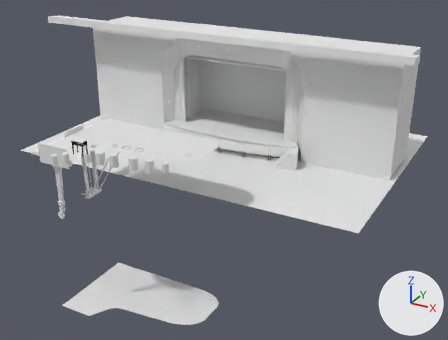
What one commit did to the Blender file piano2.blend.
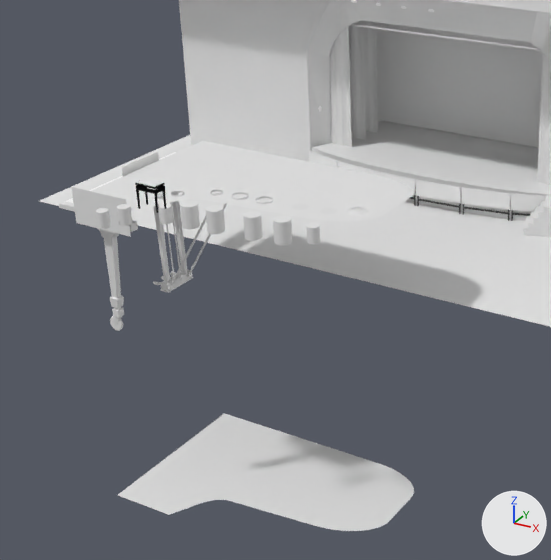
There are two pictures of each version: one whole from a camera (50 mm lens) standing at (33.2, -64.3, 28.5) and looking at (0.7, -5.2, -1.0), one close up on the part from 0% to 65% of the width and 13% to 100% of the height. Arrows for +X, +Y and +Z are at lower right; the lights stay in place.

Names of what the first close-up shows: 'Circle', 'backboard', 'curtains', 'floor', 'piano insides', 'piano leg.', 'piano.002', 'stage', 'stage.001', 'walls', 'white board.003', 'white board.004'.
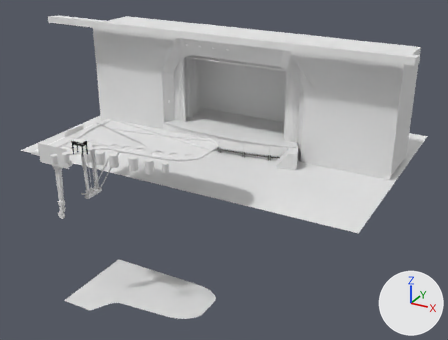
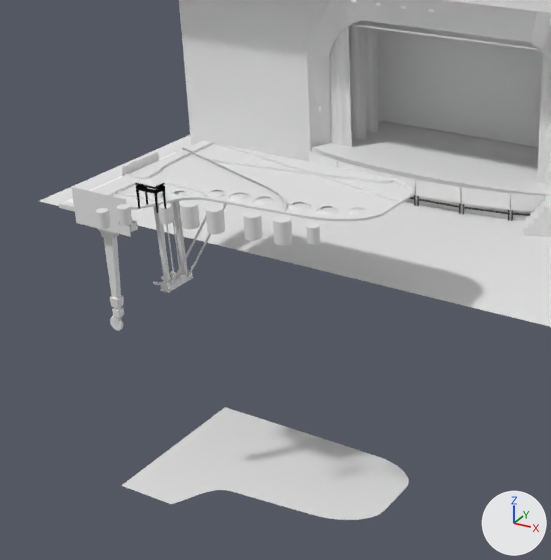
Pixel boxes [x1, y1, x2, y2] of what changed, in the close-ups (551 x 560 px; the box of a moved part takes in the faces that stretch with it):
'piano insides', reshaped: before [91, 141, 414, 531]; after [91, 138, 413, 520]
part 1 of me_cube_006, moved or reshaped: before [118, 413, 414, 531]; after [121, 407, 409, 520]
part 2 of me_cube_006, added: after [289, 202, 309, 210]
part 3 of me_cube_006, built on: before [151, 141, 413, 217]; after [91, 138, 413, 221]

The change, as a list of edits to the scene's bpy script:
```text
Change me_cube_006:
    used by ob_piano_insides; location = (-2.51, -18.85, 5.91); scale = (8.51, 5.18, 1.0)
    remove me_cube_006.from_pydata(...)  # 911 vertices, 485 faces, 2 loose edges; spans x -0.8..1.0, y -1.0..1.0, z -18.0..0.5
    add me_cube_006.from_pydata(...)  # 1946 vertices, 1010 faces, 1 loose edge; spans x -0.8..1.0, y -1.0..1.0, z -17.4..0.6
    me_cube_006 part 1: the loose piece of 66 vertices spanning x -0.8..1.0, y -0.9..1.0, z -18.0 is moved by (0.0, 0.0, 0.7)
    me_cube_006 part 2: a new loose piece of 64 vertices spanning x 0.4..0.5, y -0.2..0.0, z 0.4..0.5
    me_cube_006 part 3: 131 vertices moved within x -0.4..0.9, y -0.7..0.1, z 0.4..0.5; 44 vertices removed from x -0.4..0.9, y -0.7..0.2, z 0.4..0.5; 823 vertices added at x -0.8..1.0, y -0.9..1.0, z 0.4..0.6
```
